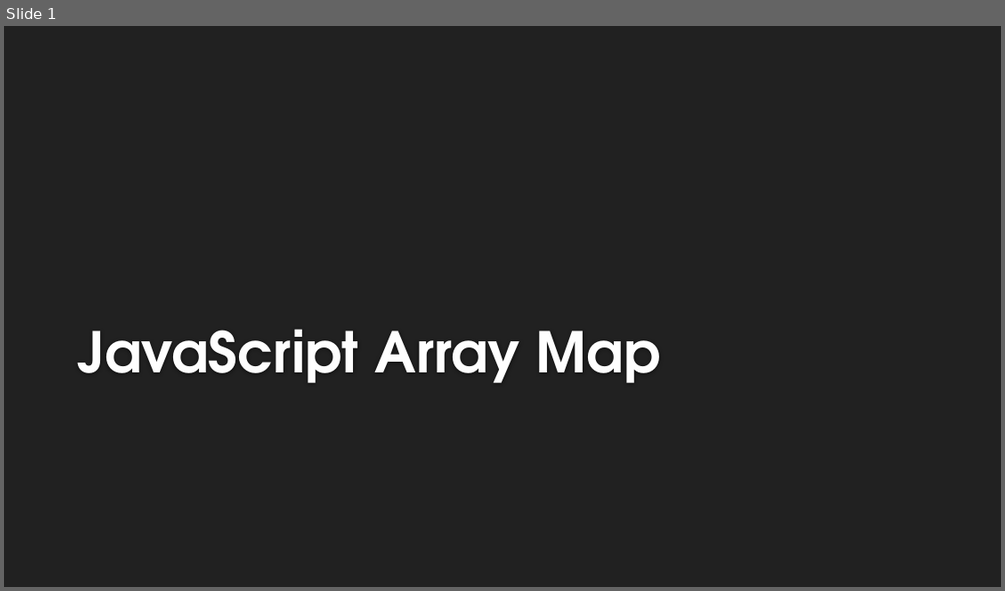
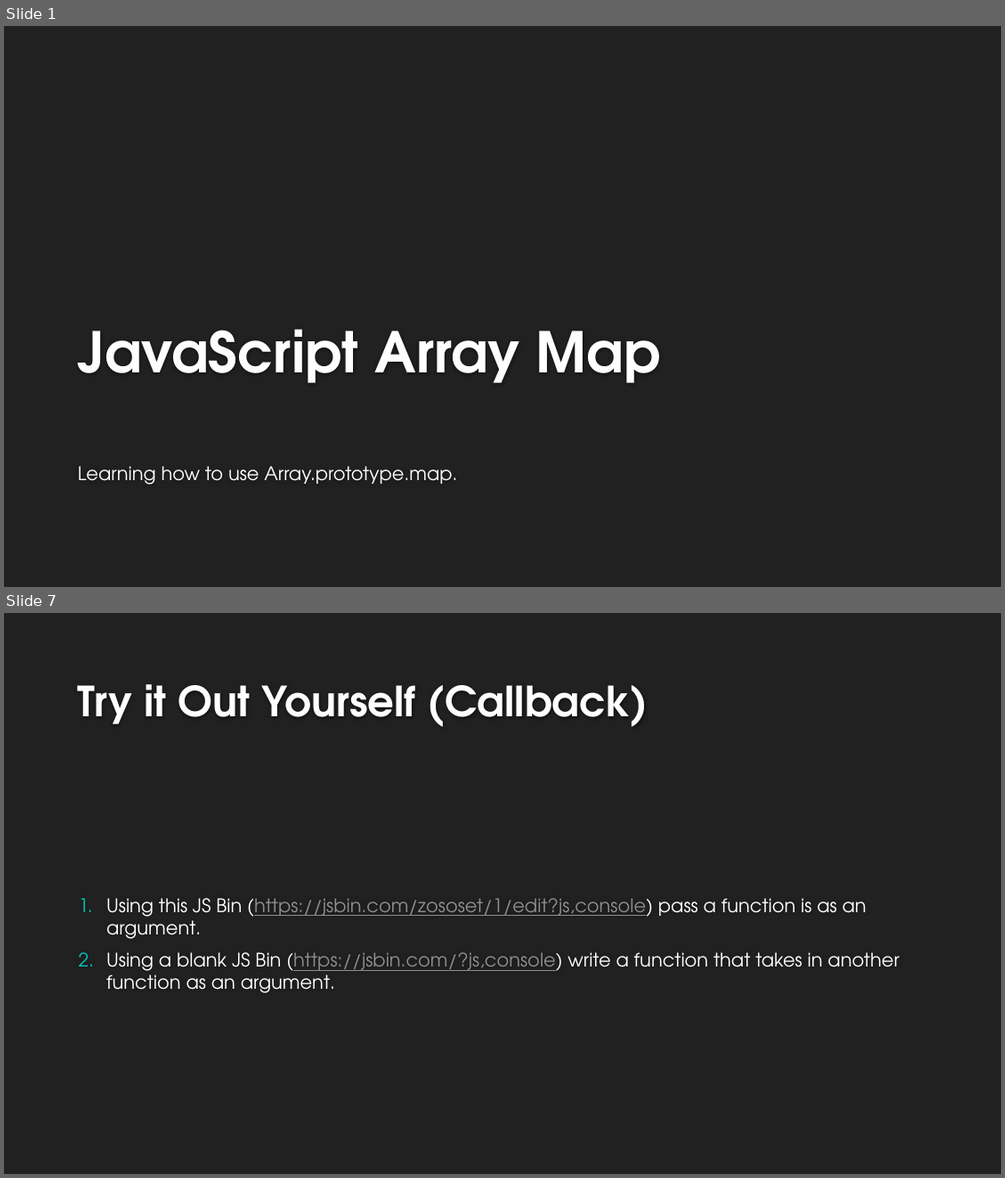
Before and after one commit to ericglasser/javascript-array-map-lesson, a slide deck: javascript-map-array-lesson.pptx. Shown one above the other, each under a label of ours: slide 1 before the commit, slides 1 and 7 after it; the slides between them are not shown. The pictures are 1005x591 and 1005x1178 pixels, drawn with LibreOffice and Linux fonts; fonts in the diff are those of the drawing; background and template pictures are left out. Boxes give left, top, right and bottom in pixels: in the first picture for what was removed or moved away, otherwise in the second. Text is boxed around its words. In the diff, an @@ line names an element or a change of style, - is before the commit and + after.

```diff
--- a/javascript-map-array-lesson.pptx
+++ b/javascript-map-array-lesson.pptx
@@ slide 7 added at <box>4,613,1001,1174</box>, background #212121 @@
@@ title added at <box>78,684,647,727</box>, 40 pt, text #FEFEFE, bold @@
+Try it Out Yourself (Callback)
@@ text added at <box>106,898,898,993</box>, 18 pt, text #FFFFFF @@
+1. Using this JS Bin (https://jsbin.com/zososet/1/edit?js,console) pass a function is as an argument.
+2. Using a blank JS Bin (https://jsbin.com/?js,console) write a function that takes in another function as an argument.
@@ slide 1 changed as well @@
@@ subtitle added at <box>78,466,457,484</box>, 18 pt, text #FFFFFF @@
+Learning how to use Array.prototype.map.
```
Also in this commit, not shown: 10 other slides added, 1 slide removed, 1 other file.
